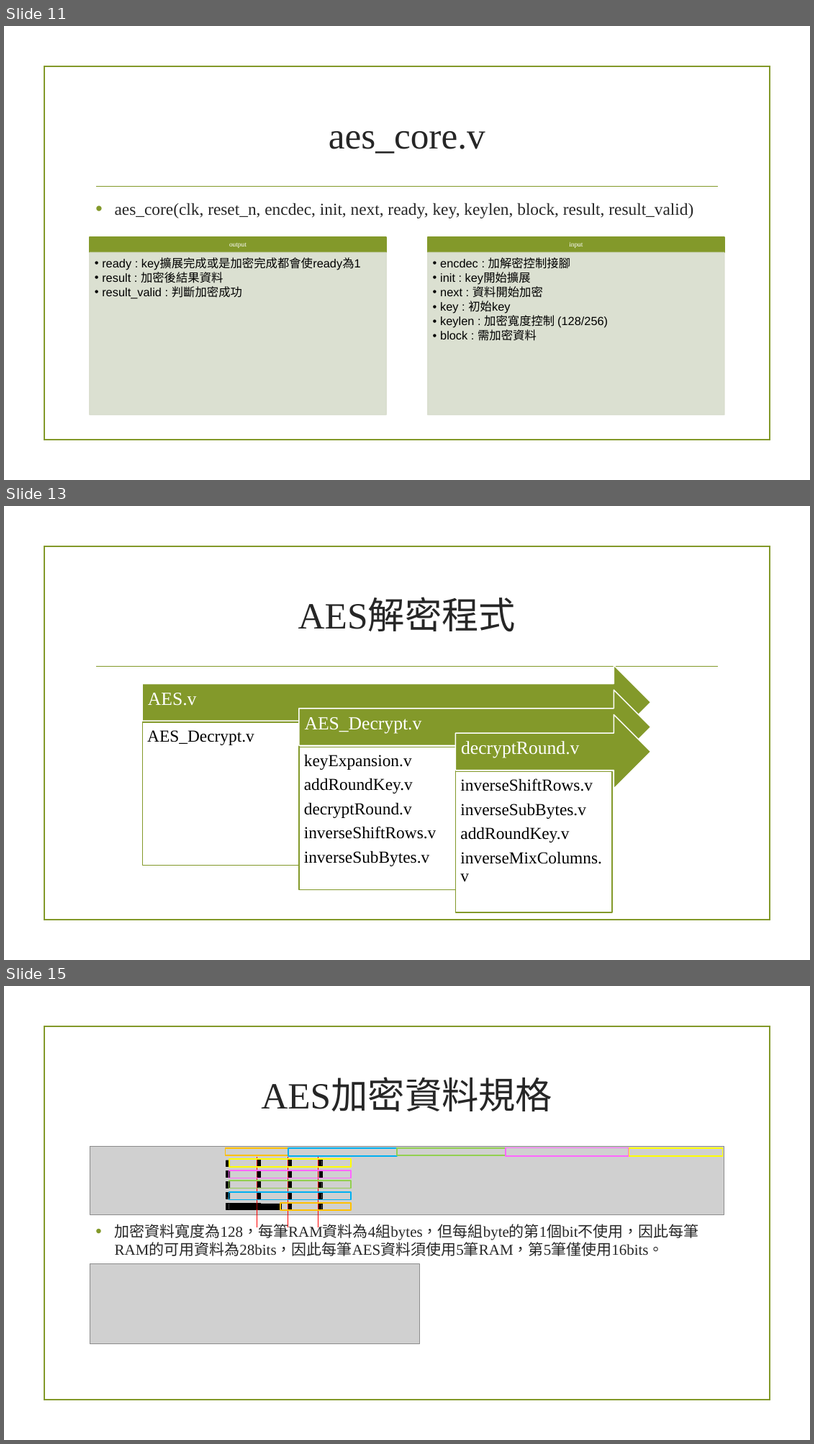
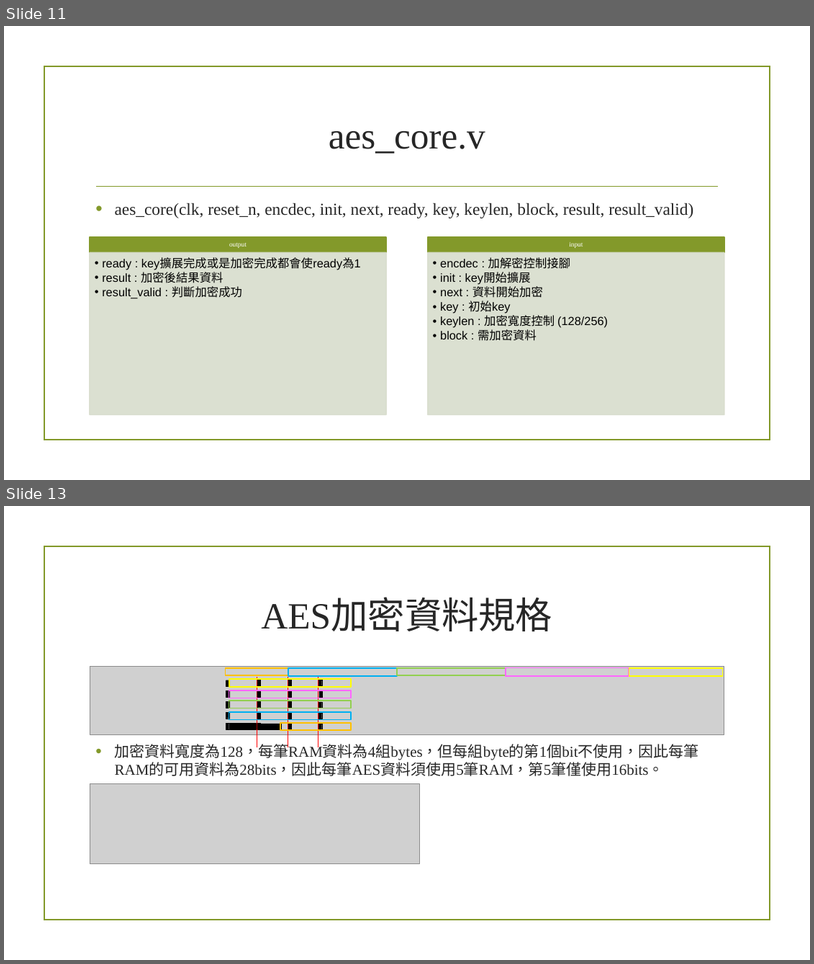
Before and after one commit to Justina0331/rs232_AES, a slide deck: rs232.pptx. Shown one above the other, each under a label of ours: slides 11, 13 and 15 before the commit, slides 11 and 13 after it; the slides between them are not shown. The pictures are 814x1444 and 814x964 pixels, drawn with LibreOffice and Linux fonts; fonts in the diff are those of the drawing; grey boxes stand for pictures; background and template pictures are left out. Boxes give left, top, right and bottom in pixels: in the first picture for what was removed or moved away, otherwise in the second. Text is boxed around its words. In the diff, an @@ line names an element or a change of style, - is before the commit and + after.

```diff
--- a/rs232.pptx
+++ b/rs232.pptx
@@ slide 13 removed at (x1=4, y1=506, x2=810, y2=960), background picture (left out); not listed: 2 template elements that a slide beside it also shows @@
@@ title removed at (x1=298, y1=600, x2=516, y2=632) @@
-AES解密程式
@@ group removed at (x1=142, y1=665, x2=651, y2=913): 6 texts, 3 right arrows, 3 rectangles @@
-AES.v
-AES_Decrypt.v
-AES_Decrypt.v
-keyExpansion.v
-addRoundKey.v
-decryptRound.v
-inverseShiftRows.v
-inverseSubBytes.v
-decryptRound.v
-inverseShiftRows.v
-inverseSubBytes.v
-addRoundKey.v
-inverseMixColumns.v
@@ what was slide 15 is now slide 13 @@
```
Also in this commit, not shown: 2 slides changed, 1 slide added, 2 other slides removed, 2 other files.
